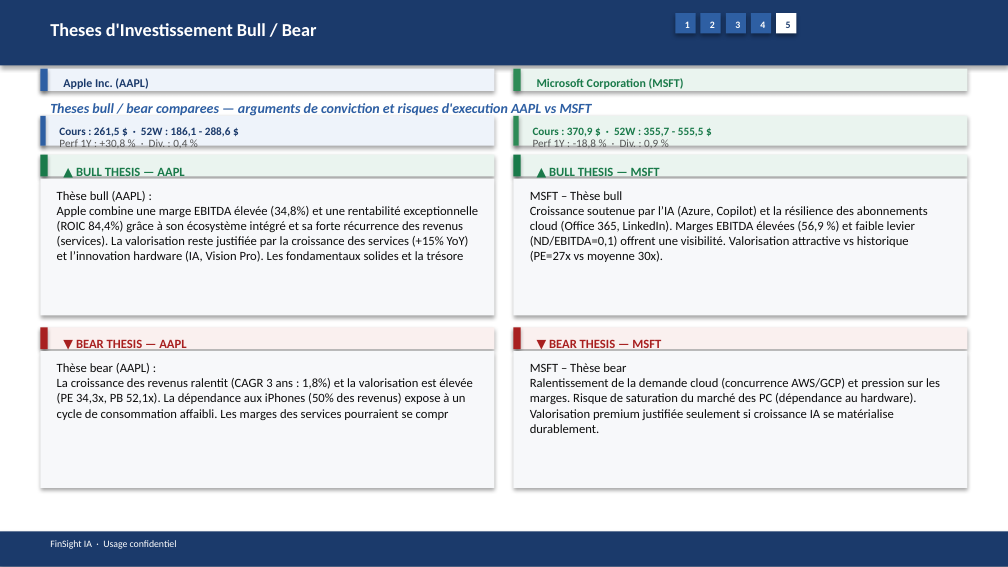
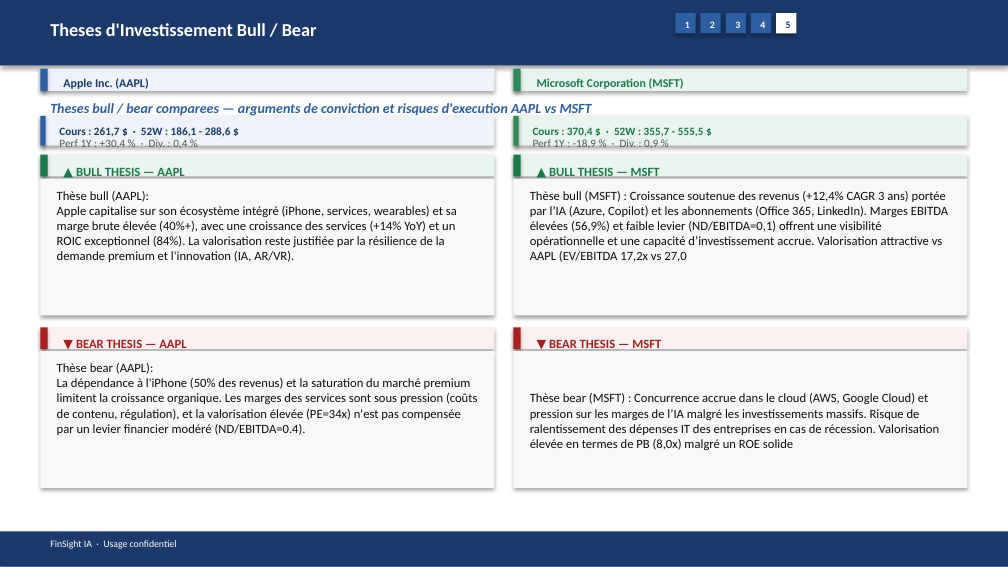
Before and after one commit to baptistejeh07-art/finsight-ia, a slide deck: slide 19 of preview/AAPL_vs_MSFT/AAPL_vs_MSFT_comparison.pptx. Drawn at 1008x567 pixels with LibreOffice and Linux fonts; fonts in the diff are those of the drawing. Boxes give left, top, right and bottom in pixels: in the first picture for what was removed or moved away, otherwise in the second. Text is boxed around its words. In the diff, an @@ line names an element or a change of style, - is before the commit and + after.

Commit message:
chore(preview): comparatif AAPL_vs_MSFT outputs

```diff
--- a/preview/AAPL_vs_MSFT/AAPL_vs_MSFT_comparison.pptx
+++ b/preview/AAPL_vs_MSFT/AAPL_vs_MSFT_comparison.pptx
@@ text at (59, 127, 231, 137): text changed @@
-Cours : 261,5 $ · 52W : 186,1 - 288,6 $
+Cours : 261,7 $ · 52W : 186,1 - 288,6 $
@@ text at (59, 139, 187, 148): text changed @@
-Perf 1Y : +30,8 % · Div. : 0,4 %
+Perf 1Y : +30,4 % · Div. : 0,4 %
@@ text at (533, 127, 704, 137): text changed @@
-Cours : 370,9 $ · 52W : 355,7 - 555,5 $
+Cours : 370,4 $ · 52W : 355,7 - 555,5 $
@@ text at (57, 191, 457, 262): text changed @@
-Thèse bull (AAPL) :
-Apple combine une marge EBITDA élevée (34,8%) et une rentabilité exceptionnelle (ROIC 84,4%) grâce à son écosystème intégré et sa forte récurrence des revenus (services). La valorisation reste justifiée par la croissance des services (+15% YoY) et l’innovation hardware (IA, Vision Pro). Les fondamentaux solides et la trésore
+Thèse bull (AAPL):
+Apple capitalise sur son écosystème intégré (iPhone, services, wearables) et sa marge brute élevée (40%+), avec une croissance des services (+14% YoY) et un ROIC exceptionnel (84%). La valorisation reste justifiée par la résilience de la demande premium et l'innovation (IA, AR/VR).
@@ text at (530, 191, 948, 262): text changed @@
-MSFT – Thèse bull
-Croissance soutenue par l’IA (Azure, Copilot) et la résilience des abonnements cloud (Office 365, LinkedIn). Marges EBITDA élevées (56,9 %) et faible levier (ND/EBITDA=0,1) offrent une visibilité. Valorisation attractive vs historique (PE=27x vs moyenne 30x).
+Thèse bull (MSFT) : Croissance soutenue des revenus (+12,4% CAGR 3 ans) portée par l’IA (Azure, Copilot) et les abonnements (Office 365, LinkedIn). Marges EBITDA élevées (56,9%) et faible levier (ND/EBITDA=0,1) offrent une visibilité opérationnelle et une capacité d’investissement accrue. Valorisation attractive vs AAPL (EV/EBITDA 17,2x vs 27,0
@@ text at (57, 363, 477, 435): text changed @@
-Thèse bear (AAPL) :
-La croissance des revenus ralentit (CAGR 3 ans : 1,8%) et la valorisation est élevée (PE 34,3x, PB 52,1x). La dépendance aux iPhones (50% des revenus) expose à un cycle de consommation affaibli. Les marges des services pourraient se compr
+Thèse bear (AAPL):
+La dépendance à l'iPhone (50% des revenus) et la saturation du marché premium limitent la croissance organique. Les marges des services sont sous pression (coûts de contenu, régulation), et la valorisation élevée (PE=34x) n'est pas compensée par un levier financier modéré (ND/EBITDA=0.4).
@@ text at (530, 393, 939, 450): text changed @@
-MSFT – Thèse bear
-Ralentissement de la demande cloud (concurrence AWS/GCP) et pression sur les marges. Risque de saturation du marché des PC (dépendance au hardware). Valorisation premium justifiée seulement si croissance IA se matérialise durablement.
+Thèse bear (MSFT) : Concurrence accrue dans le cloud (AWS, Google Cloud) et pression sur les marges de l’IA malgré les investissements massifs. Risque de ralentissement des dépenses IT des entreprises en cas de récession. Valorisation élevée en termes de PB (8,0x) malgré un ROE solide
```
Also in this commit, not shown: 12 other slides changed, 3 other files.
